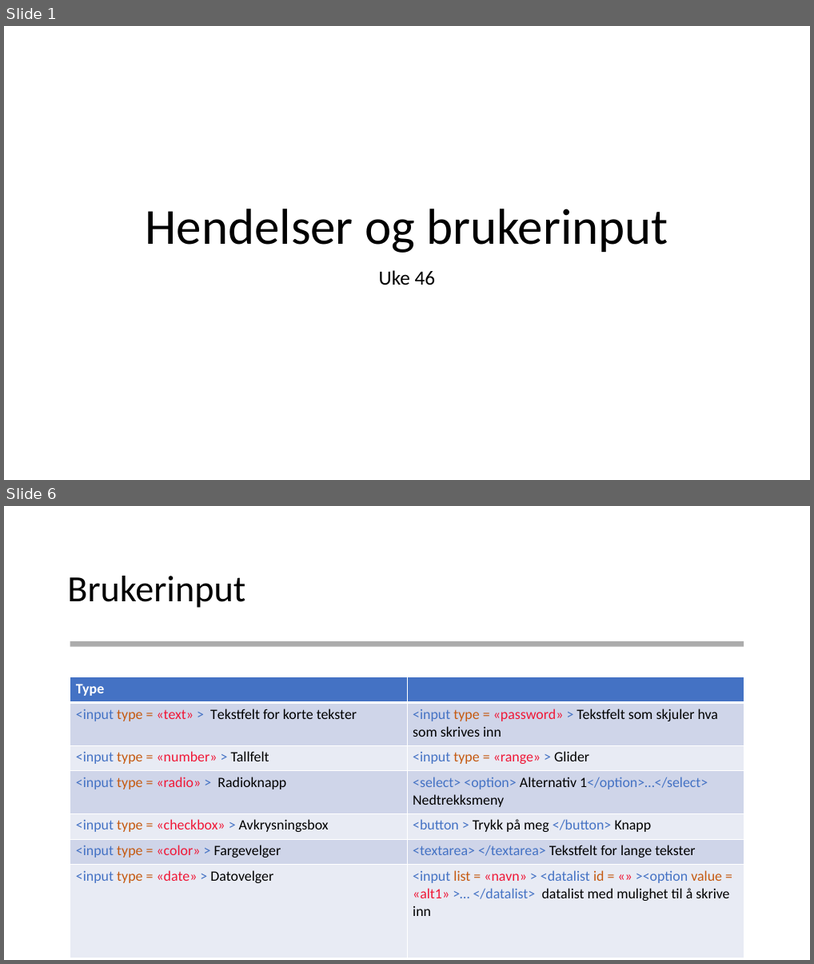
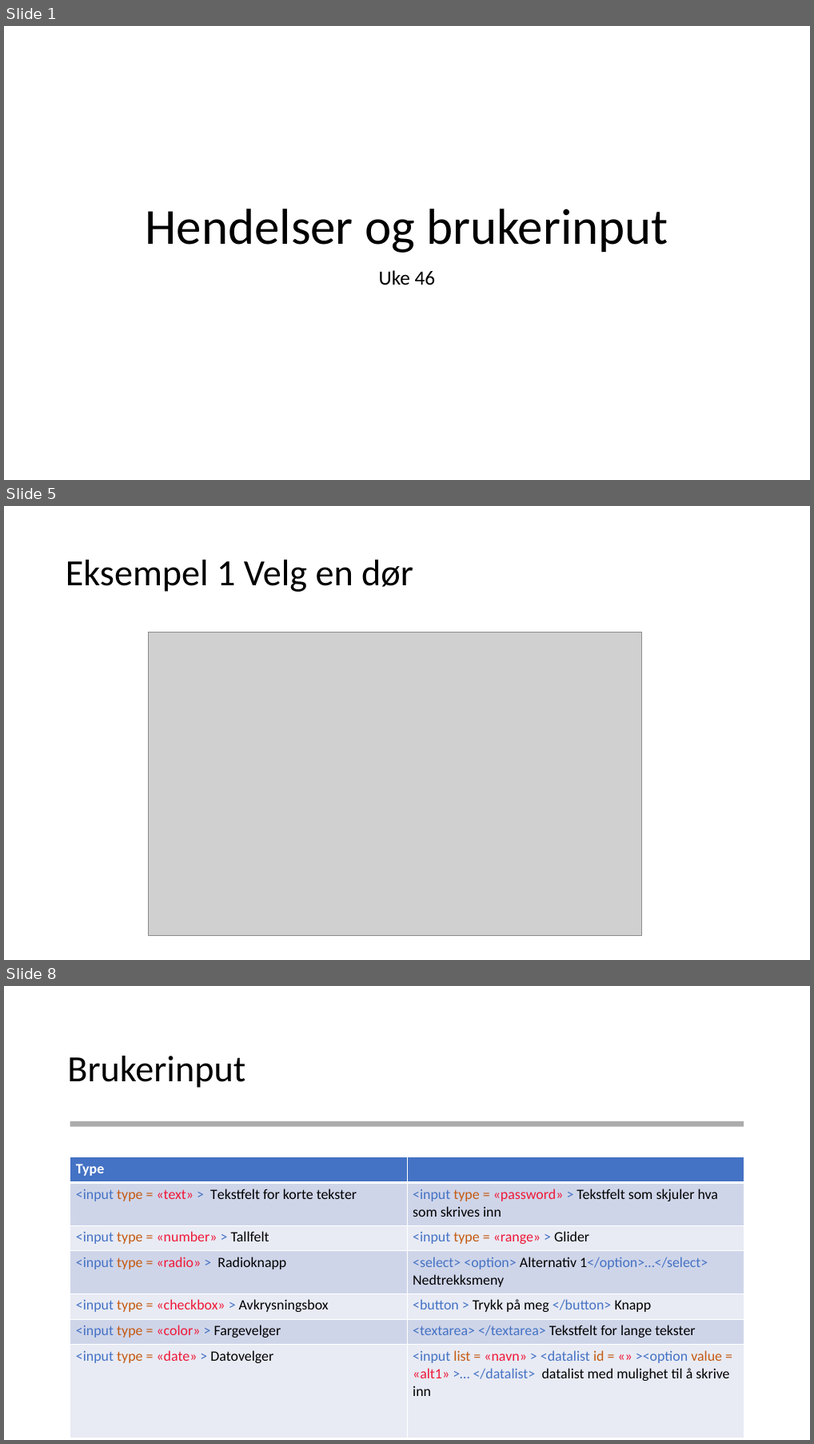
Before and after one commit to AizanM/IT2, a slide deck: Uke 46/Uke 46 Hendelser.pptx. Shown one above the other, each under a label of ours: slides 1 and 6 before the commit, slides 1, 5 and 8 after it; the slides between them are not shown. The pictures are 814x964 and 814x1444 pixels, drawn with LibreOffice and Linux fonts; fonts in the diff are those of the drawing; grey boxes stand for pictures. Boxes give left, top, right and bottom in pixels: in the first picture for what was removed or moved away, otherwise in the second. Text is boxed around its words. In the diff, an @@ line names an element or a change of style, - is before the commit and + after.

```diff
--- a/Uke 46/Uke 46 Hendelser.pptx
+++ b/Uke 46/Uke 46 Hendelser.pptx
@@ slide 5 added at (4, 506, 810, 960), background #FFFFFF @@
@@ title added at (66, 560, 414, 592), 44 pt, text #000000 @@
+Eksempel 1 Velg en dør
@@ picture added at (149, 632, 642, 936) @@
@@ what was slide 6 is now slide 8 @@
```
Also in this commit, not shown: 3 slides changed, 7 other slides added, 3 slides removed, 31 other files.
